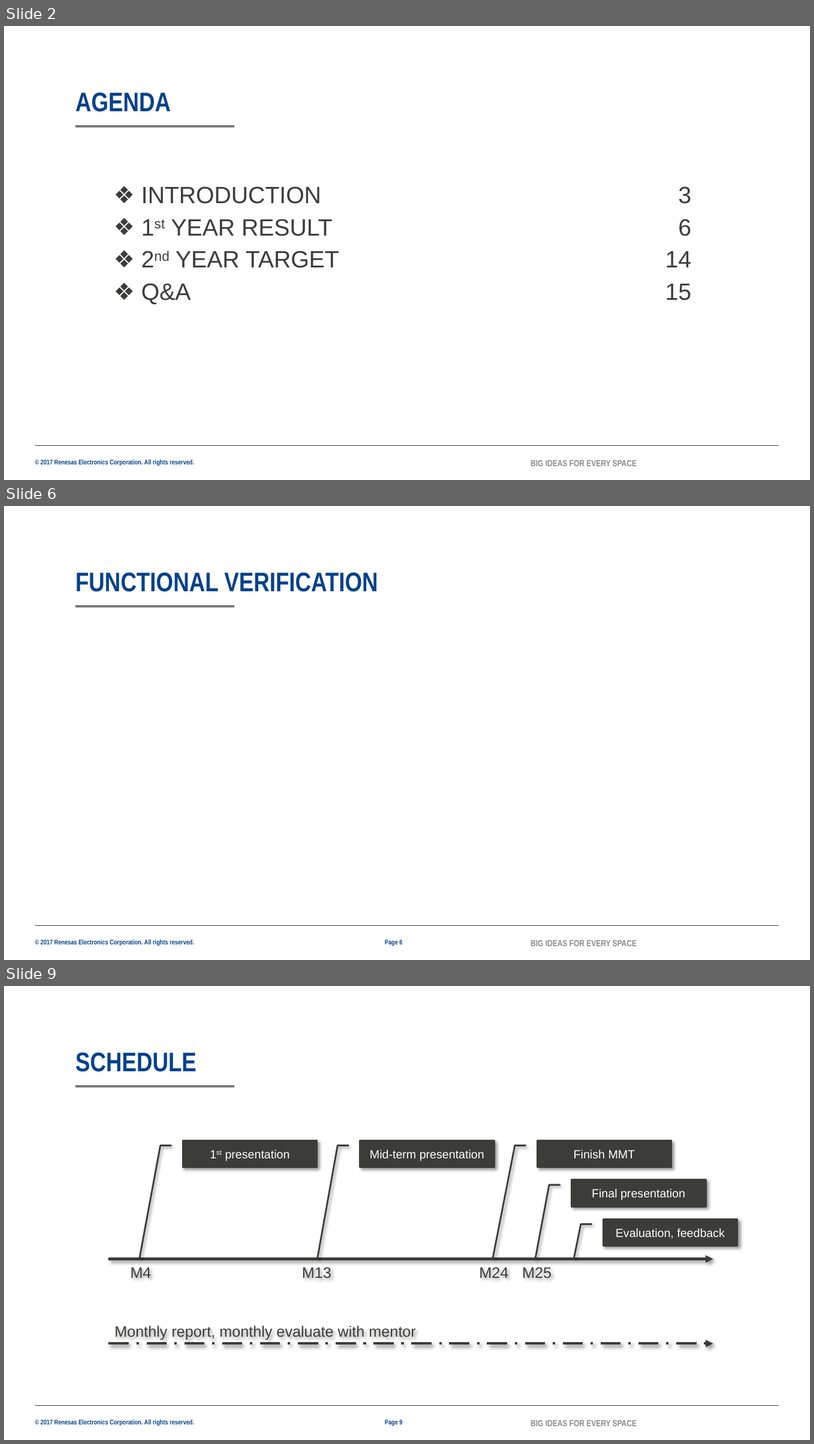
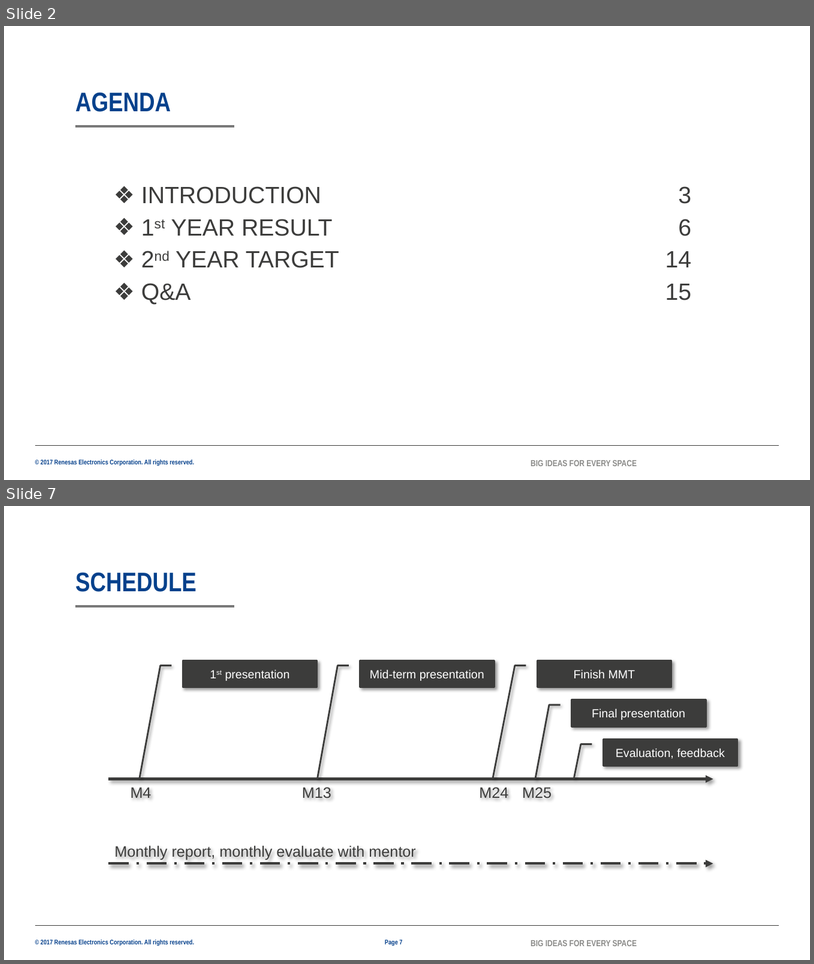
Before and after one commit to lesyhau/bridge, a slide deck: mms.pptx. Shown one above the other, each under a label of ours: slides 2, 6 and 9 before the commit, slides 2 and 7 after it; the slides between them are not shown. The pictures are 814x1444 and 814x964 pixels, drawn with LibreOffice and Linux fonts; fonts in the diff are those of the drawing; background and template pictures are left out. Boxes give left, top, right and bottom in pixels: in the first picture for what was removed or moved away, otherwise in the second. Text is boxed around its words. In the diff, an @@ line names an element or a change of style, - is before the commit and + after.

```diff
--- a/mms.pptx
+++ b/mms.pptx
@@ slide 6 removed at (x1=4, y1=506, x2=810, y2=960), background #FFFFFF; not listed: 4 template elements that a slide beside it also shows @@
@@ title removed at (x1=75, y1=572, x2=378, y2=592) @@
-FUNCTIONAL VERIFICATION
@@ page number removed at (x1=385, y1=939, x2=402, y2=946) @@
-Page 6
@@ what was slide 9 is now slide 7 @@
@@ page number at (x1=385, y1=939, x2=402, y2=946): text changed @@
-Page 9
+Page 7
```
Also in this commit, not shown: 4 slides changed, 1 slide added, 3 other slides removed, 1 other file.
